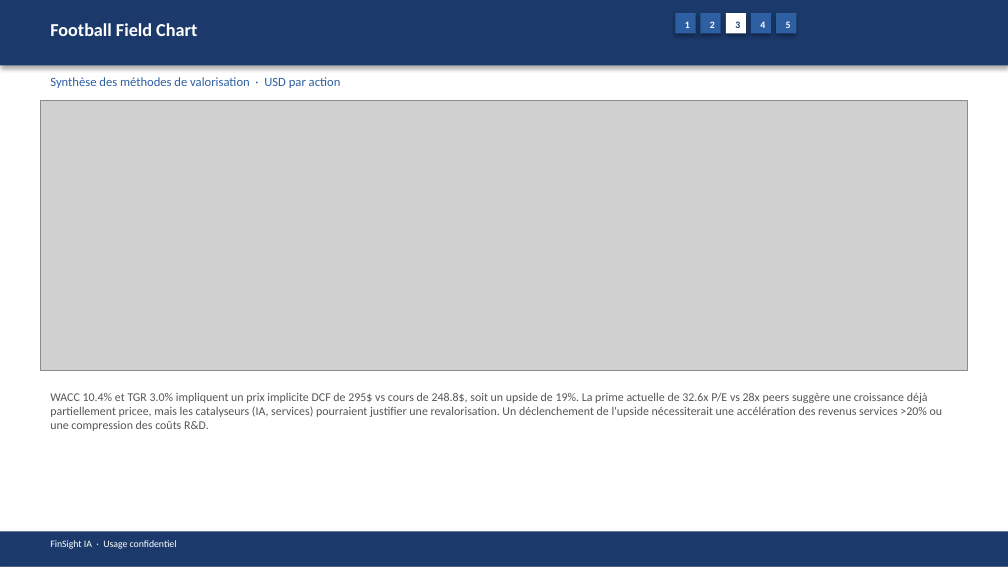
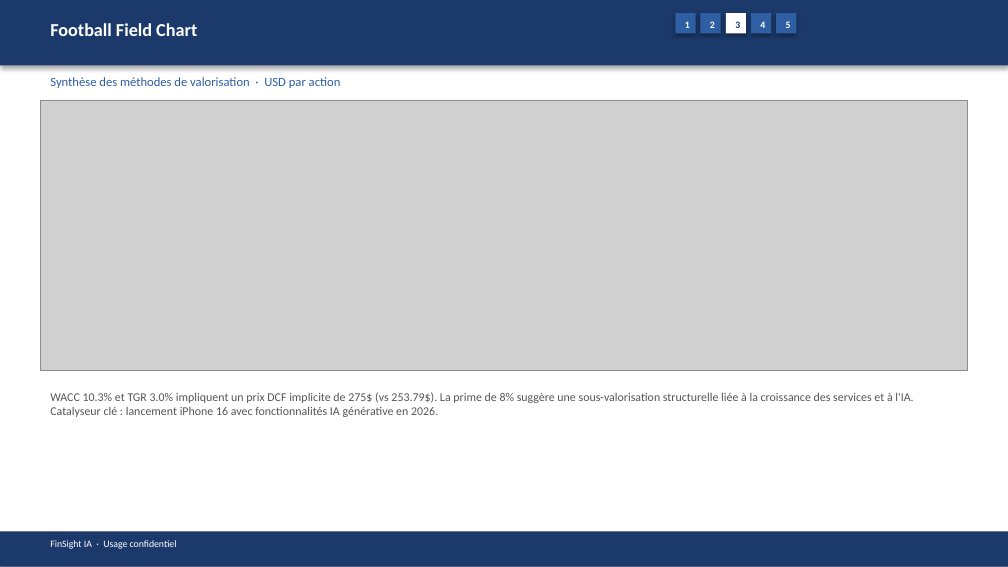
Before and after one commit to baptistejeh07-art/finsight-ia, a slide deck: slide 14 of preview/AAPL/AAPL_pitchbook.pptx. Drawn at 1008x567 pixels with LibreOffice and Linux fonts; fonts in the diff are those of the drawing; grey boxes stand for pictures. Boxes give left, top, right and bottom in pixels: in the first picture for what was removed or moved away, otherwise in the second. Text is boxed around its words. In the diff, an @@ line names an element or a change of style, - is before the commit and + after.

```diff
--- a/preview/AAPL/AAPL_pitchbook.pptx
+++ b/preview/AAPL/AAPL_pitchbook.pptx
@@ text at <box>50,392,913,417</box>: text changed @@
-WACC 10.4% et TGR 3.0% impliquent un prix implicite DCF de 295$ vs cours de 248.8$, soit un upside de 19%. La prime actuelle de 32.6x P/E vs 28x peers suggère une croissance déjà partiellement pricee, mais les catalyseurs (IA, services) pourraient justifier une revalorisation. Un déclenchement de l'upside nécessiterait une accélération des revenus services >20% ou une compression des coûts R&D.
+WACC 10.3% et TGR 3.0% impliquent un prix DCF implicite de 275$ (vs 253.79$). La prime de 8% suggère une sous-valorisation structurelle liée à la croissance des services et à l'IA. Catalyseur clé : lancement iPhone 16 avec fonctionnalités IA générative en 2026.
```
Also in this commit, not shown: 14 other slides changed, 4 other files.
